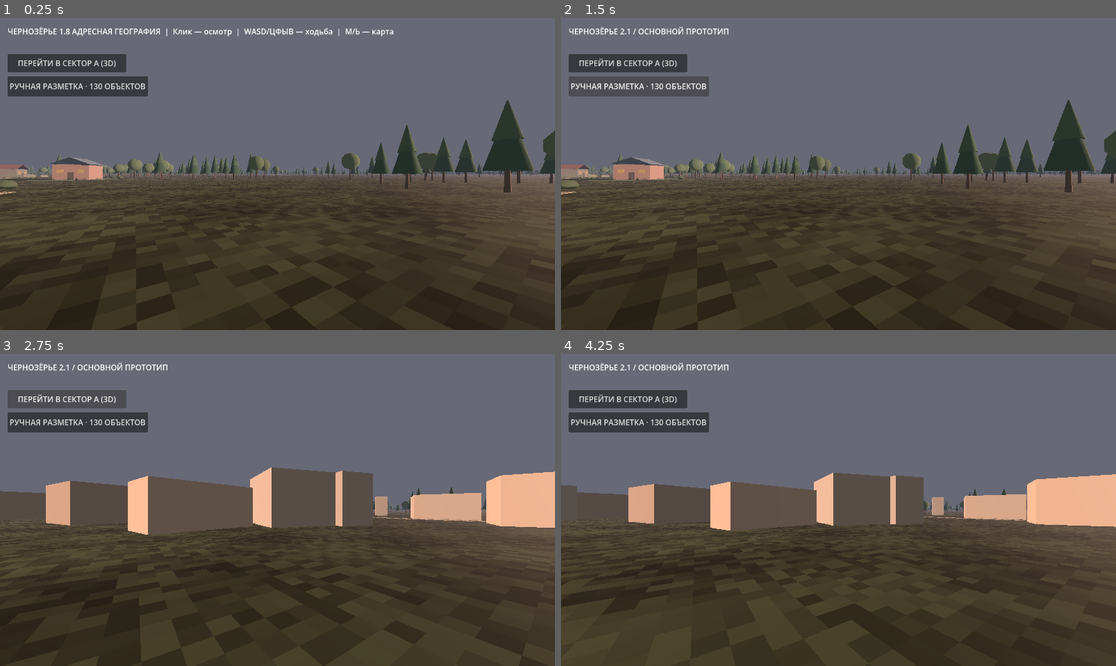
Above: before the commit, frames 1-4 (two rows, left to right).
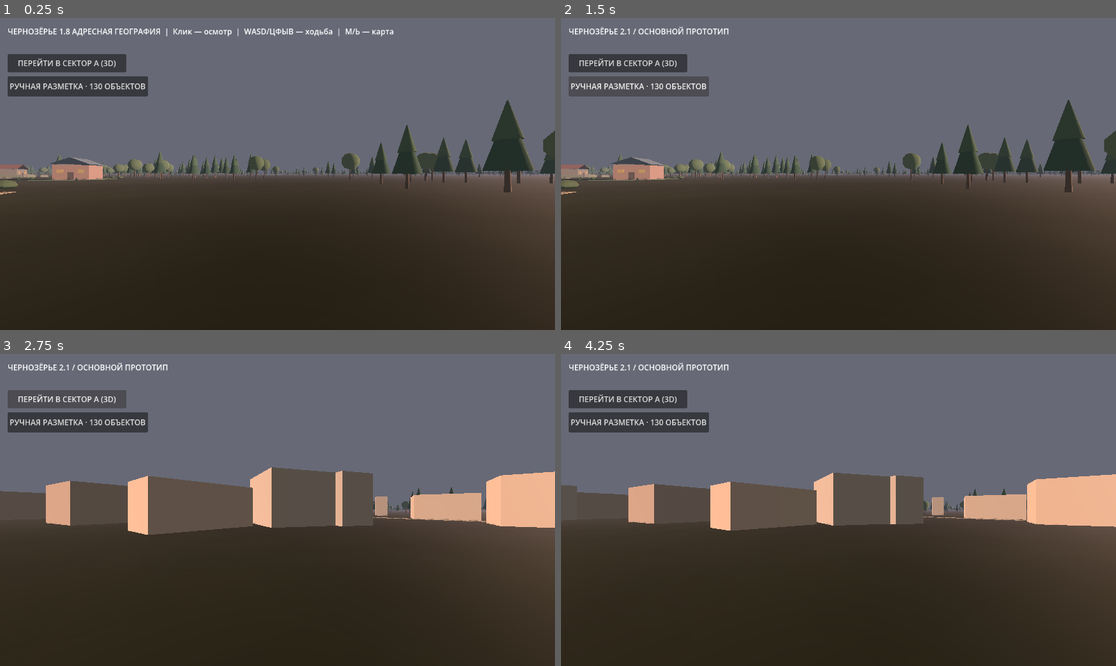
Above: after the commit, the same moments.

Repository: blacklambcult/chernozerye
Game: Godot game, scene res://main.tscn
The game is run twice, just before and just after one commit, with the same random seed, the same clock (stepped at 60 frames per second) and the same inputs.
Inputs (mouse positions are in pixels of both pictures, inside the frame that each line leads up to):
- Up to frame 1 (0.25 s): no input
- Up to frame 2 (1.5 s): click "РУЧНАЯ РАЗМЕТКА · 130 ОБЪЕКТОВ" at 0.5 s; click "ВЕРНУТЬ СТАРУЮ МЕСТНОСТЬ" at 1.25 s
- Up to frame 3 (2.75 s): click "ПЕРЕЙТИ В СЕКТОР A (3D)" at 2 s
- Up to frame 4 (4.25 s): tap Enter at 2.75 s; move the mouse to (960, 494) at 2.77 s; hold D 2.78-3.53 s; tap M at 2.85 s; click (960, 494) at 2.92 s; tap Space at 3.02, 3.77 s; move the mouse to (727, 525) at 3.52 s; hold S from 3.53 s (still down); tap Shift at 3.6 s

The runs differ from the first frame. In frame 1, 5.5% of the frame differs, in the area x 0-100%, y 51-100%; in frame 2, 5.5%; in frame 3, 4.8%; in frame 4, 8.0%, in the area x 0-75%, y 52-100%.

Commit message:
fix: reliable scene lighting refs and real dark-night environment; remove distracting ground pixel checker

Diff:
--- a/godot/world.gd
+++ b/godot/world.gd
@@ -6,6 +6,8 @@
 var manual_mode := false
 var manual_button: Button
 var _status_label: Label
+var _night_environment: Environment
+var _sun_light: DirectionalLight3D
 
 func _process(_delta: float) -> void:
     if not is_instance_valid(_status_label):
@@ -79,24 +81,27 @@
     add_child(ground)
 
 func _create_ground_material() -> StandardMaterial3D:
-    # Small repeating pixel-grime ground texture: dirty olive patches, not uniform grass.
-    var img := Image.create(64, 64, false, Image.FORMAT_RGBA8)
+    # Subtle, irregular soil instead of enormous visible repeated pixel squares.
+    var img := Image.create(128, 128, false, Image.FORMAT_RGBA8)
     var rng := RandomNumberGenerator.new()
     rng.seed = 19950328
-    for y in range(64):
-        for x in range(64):
-            var noise := rng.randf_range(-0.065, 0.065)
-            var patch := sin(float(x) * 0.26) * cos(float(y) * 0.22) * 0.055
-            var tone := clampf(0.23 + noise + patch, 0.13, 0.31)
-            img.set_pixel(x, y, Color(tone * 0.92, tone, tone * 0.78))
-    var mat := _material(Color("#e1e5d8"))
+    for y in range(128):
+        for x in range(128):
+            var broad := sin(float(x) * 0.092) * cos(float(y) * 0.085) * 0.014
+            var mottled := sin(float(x * 3 + y) * 0.13) * 0.009
+            var fine := rng.randf_range(-0.009, 0.009)
+            var tone := clampf(0.21 + broad + mottled + fine, 0.15, 0.27)
+            img.set_pixel(x, y, Color(tone * 0.88, tone * 0.93, tone * 0.75))
+    img.generate_mipmaps()
+    var mat := _material(Color("#b8c1b5"))
     mat.albedo_texture = ImageTexture.create_from_image(img)
-    mat.texture_filter = BaseMaterial3D.TEXTURE_FILTER_NEAREST
-    mat.uv1_scale = Vector3(110.0, 110.0, 1.0)
+    mat.texture_filter = BaseMaterial3D.TEXTURE_FILTER_LINEAR_WITH_MIPMAPS
+    mat.uv1_scale = Vector3(10.0, 10.0, 1.0)
     return mat
 
 func _create_lighting() -> void:
     var environment := WorldEnvironment.new()
+    environment.name = "WorldEnvironment"
     var env := Environment.new()
     env.background_mode = Environment.BG_COLOR
     env.background_color = Color("#575b69")
@@ -107,8 +112,11 @@
     env.fog_light_color = Color("#676976")
     env.fog_density = 0.0018
     environment.environment = env
+    _night_environment = env
     add_child(environment)
     var sun := DirectionalLight3D.new()
+    sun.name = "DirectionalLight3D"
+    _sun_light = sun
     sun.rotation_degrees = Vector3(-12, -35, 0)
     sun.light_energy = 1.05
     sun.shadow_enabled = true
@@ -511,18 +519,24 @@
     if osm_roads != null:
         osm_roads.visible = not manual_mode
     manual_button.text = "ВЕРНУТЬ СТАРУЮ МЕСТНОСТЬ" if manual_mode else "РУЧНАЯ РАЗМЕТКА · 130 ОБЪЕКТОВ"
-    var sky := get_node_or_null("WorldEnvironment") as WorldEnvironment
-    if sky != null and sky.environment != null:
-        var env: Environment = sky.environment
-        env.background_color = Color("#202734") if manual_mode else Color("#575b69")
-        env.ambient_light_color = Color("#7d8ba0") if manual_mode else Color("#b0a9a4")
-        env.ambient_light_energy = 0.42 if manual_mode else 0.82
-        env.fog_light_color = Color("#273442") if manual_mode else Color("#676976")
-        env.fog_density = 0.0043 if manual_mode else 0.0018
-    var sun := get_node_or_null("DirectionalLight3D") as DirectionalLight3D
-    if sun != null:
-        sun.light_energy = 0.38 if manual_mode else 1.05
-        sun.light_color = Color("#899cb3") if manual_mode else Color("#f0b69a")
+    # The procedural WorldEnvironment/Light nodes had no explicit names in older builds.
+    # Hold direct references so toggling scenes always changes the actual light and sky.
+    if _night_environment != null:
+        _night_environment.background_mode = Environment.BG_COLOR
+        _night_environment.background_color = Color("#171e2b") if manual_mode else Color("#575b69")
+        _night_environment.ambient_light_source = Environment.AMBIENT_SOURCE_COLOR
+        _night_environment.ambient_light_color = Color("#637589") if manual_mode else Color("#b0a9a4")
+        _night_environment.ambient_light_energy = 0.30 if manual_mode else 0.82
+        _night_environment.reflected_light_source = Environment.REFLECTION_SOURCE_DISABLED if manual_mode else Environment.REFLECTION_SOURCE_BG
+        _night_environment.fog_enabled = true
+        _night_environment.fog_light_color = Color("#202d39") if manual_mode else Color("#676976")
+        _night_environment.fog_density = 0.005 if manual_mode else 0.0018
+    if _sun_light != null:
+        _sun_light.light_energy = 0.30 if manual_mode else 1.05
+        _sun_light.light_color = Color("#9aacc7") if manual_mode else Color("#f0b69a")
+    print("MANUAL_NIGHT_READY: ", manual_mode,
+        " bg=", _night_environment.background_color if _night_environment != null else "MISSING_ENV")
+
     if map_panel != null:
         map_panel.set("show_manual", manual_mode)
         map_panel.queue_redraw()
@@ -530,7 +544,7 @@
         if control != null:
             control.visible = not manual_mode
     if is_instance_valid(_status_label):
-        _status_label.text = "ЧЕРНОЗЁРЬЕ 2.3 / НОЧНОЙ ПОСЁЛОК · 130 ОБЪЕКТОВ" if manual_mode else "ЧЕРНОЗЁРЬЕ 2.1 / ОСНОВНОЙ ПРОТОТИП"
+        _status_label.text = "ЧЕРНОЗЁРЬЕ 2.4 / СУМЕРЕЧНЫЙ КВАРТАЛ · 130 ОБЪЕКТОВ" if manual_mode else "ЧЕРНОЗЁРЬЕ 2.1 / ОСНОВНОЙ ПРОТОТИП"
     var character := get_node_or_null("Player") as CharacterBody3D
     if character != null:
         character.velocity = Vector3.ZERO
